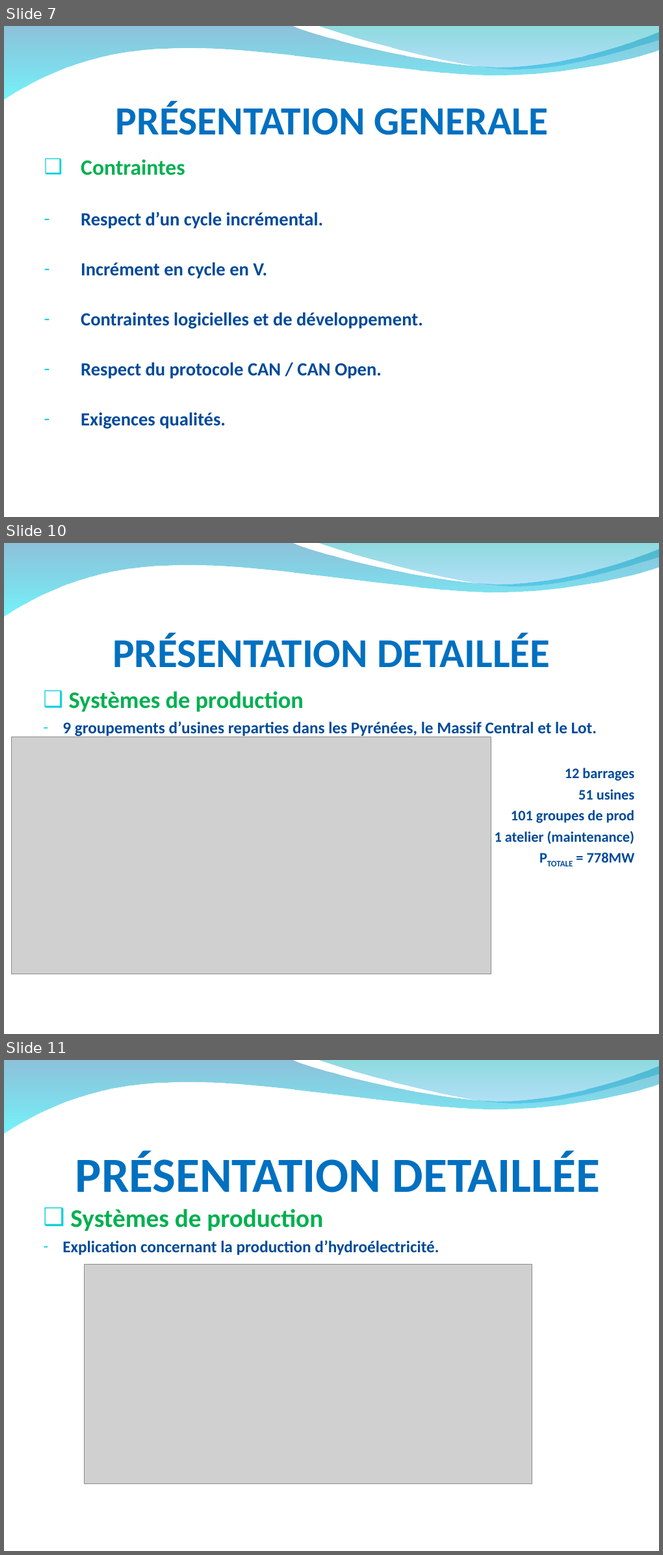
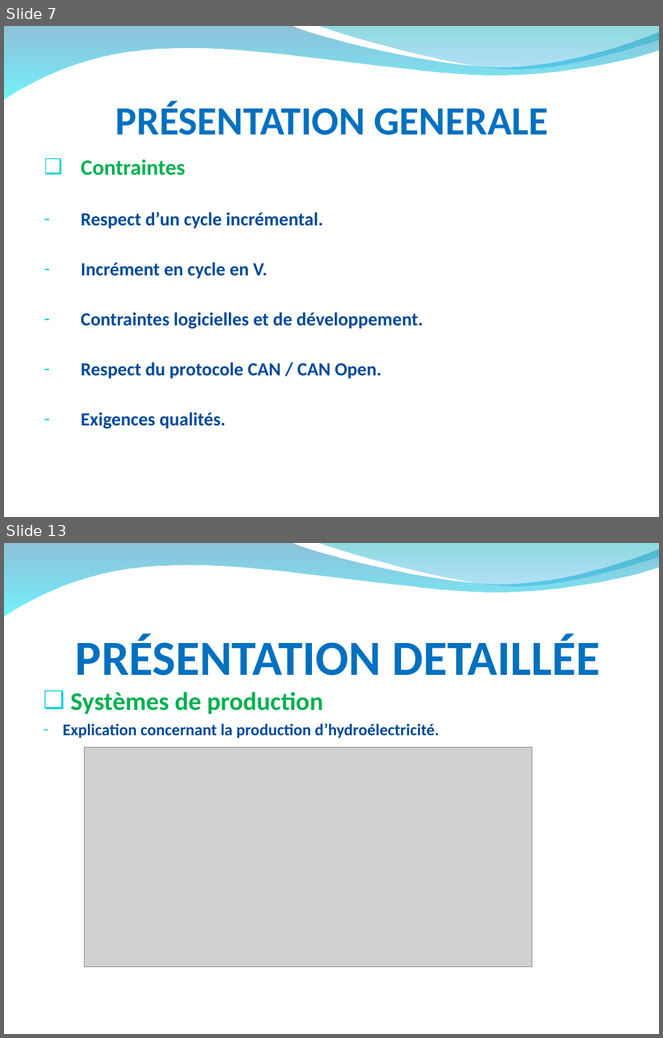
Before and after one commit to hardware/AscenseurPoissons, a slide deck: DOSSIERS A RENDRE/RevueAnalysePPT.ppt. Shown one above the other, each under a label of ours: slides 7, 10 and 11 before the commit, slides 7 and 13 after it; the slides between them are not shown. The pictures are 663x1555 and 663x1038 pixels, drawn with LibreOffice and Linux fonts; fonts in the diff are those of the drawing; grey boxes stand for pictures; background and template pictures are left out. Boxes give left, top, right and bottom in pixels: in the first picture for what was removed or moved away, otherwise in the second. Text is boxed around its words. In the diff, an @@ line names an element or a change of style, - is before the commit and + after.

```diff
--- a/DOSSIERS A RENDRE/RevueAnalysePPT.ppt
+++ b/DOSSIERS A RENDRE/RevueAnalysePPT.ppt
@@ slide 10 removed at box(4, 543, 659, 1034), background picture (left out); not listed: 2 template elements that a slide beside it also shows @@
@@ title removed at box(113, 633, 550, 668) @@
-PRÉSENTATION DETAILLÉE
@@ text removed at box(62, 691, 635, 863) @@
-❑ Systèmes de production
-– 9 groupements d’usines reparties dans les Pyrénées, le Massif Central et le Lot.
-12 barrages
-51 usines
-101 groupes de prod
-1 atelier (maintenance)
-PTOTALE = 778MW
@@ picture removed at box(12, 737, 492, 974) @@
@@ what was slide 11 is now slide 13 @@
```
Also in this commit, not shown: 2 slides changed, 4 slides added, 1 other slide removed.
